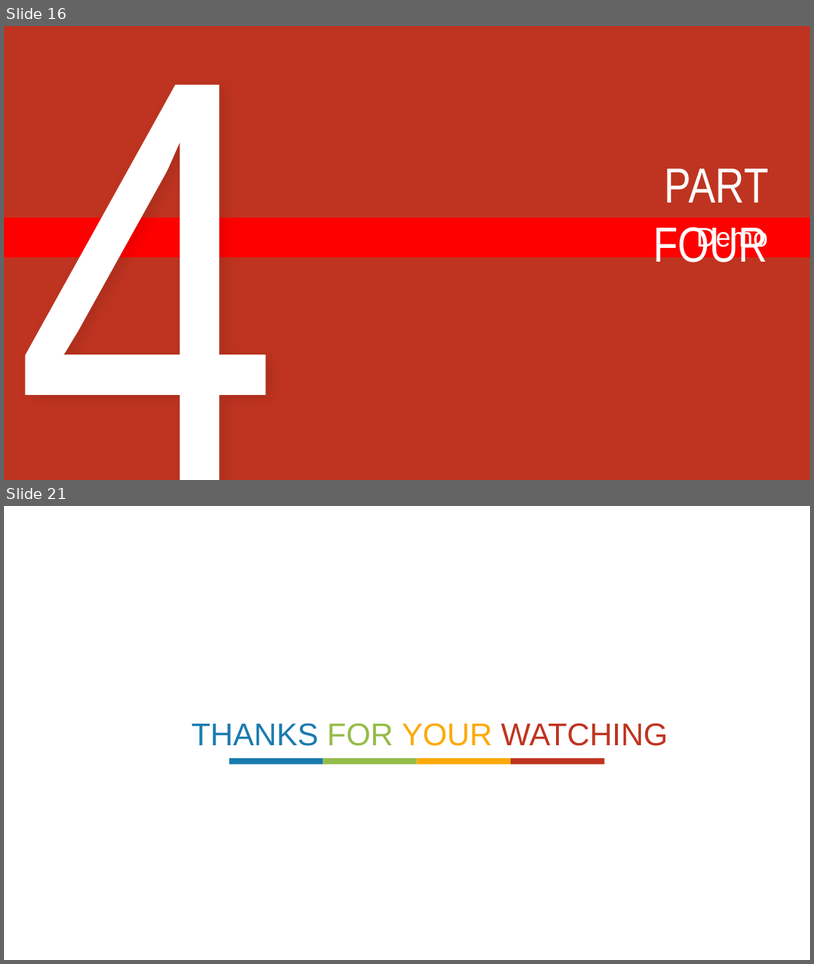
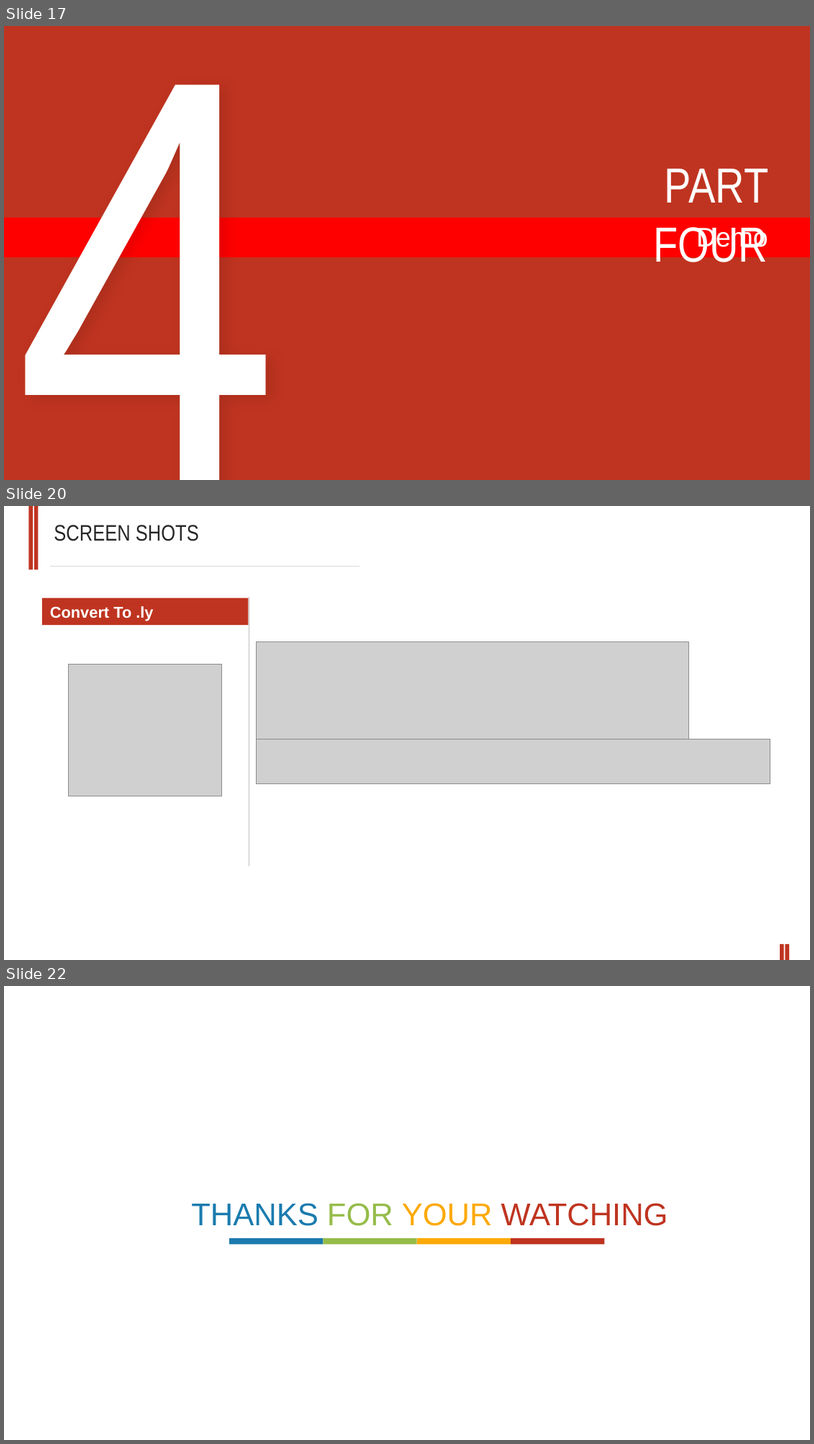
Before and after one commit to yingy4/Team4-Final-Project, a slide deck: Final Presentation.pptx. Shown one above the other, each under a label of ours: slides 16 and 21 before the commit, slides 17, 20 and 22 after it; the slides between them are not shown. The pictures are 814x964 and 814x1444 pixels, drawn with LibreOffice and Linux fonts; fonts in the diff are those of the drawing; grey boxes stand for pictures. Boxes give left, top, right and bottom in pixels: in the first picture for what was removed or moved away, otherwise in the second. Text is boxed around its words. In the diff, an @@ line names an element or a change of style, - is before the commit and + after.

```diff
--- a/Final Presentation.pptx
+++ b/Final Presentation.pptx
@@ slide 20 added at bbox=[4, 506, 810, 960], background #FFFFFF @@
@@ rectangle added at bbox=[29, 506, 33, 569], fill #BF3420 @@
@@ rectangle added at bbox=[34, 506, 38, 569], fill #BF3420 @@
@@ text added at bbox=[54, 525, 199, 541], 20 pt, text #262626 @@
+SCREEN SHOTS
@@ line added from (50, 566) to (360, 566), #D9D9D9 0.75 pt @@
@@ rectangle added at bbox=[42, 598, 248, 626], fill #BF3420, 14 pt, text #FFFFFF, bold @@
+Convert To .ly
@@ line added from (249, 596) to (249, 867), #BFBFBF 0.75 pt @@
@@ picture added at bbox=[257, 641, 689, 739] @@
@@ picture added at bbox=[69, 664, 221, 796] @@
@@ picture added at bbox=[257, 739, 771, 783] @@
@@ rectangle added at bbox=[781, 944, 784, 960], fill #BF3420 @@
@@ rectangle added at bbox=[785, 944, 790, 960], fill #BF3420 @@
@@ what was slide 16 is now slide 17 @@
@@ what was slide 21 is now slide 22 @@
```
Also in this commit, not shown: 2 slides changed, 4 other slides added, 4 slides removed.
